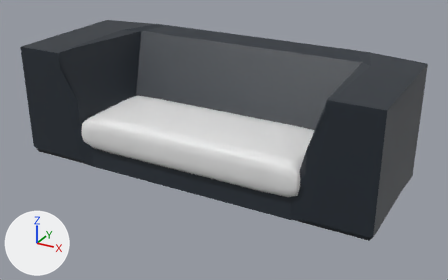
Renders of the glTF model sofa/product3/3-1.glb from each side of a commit.
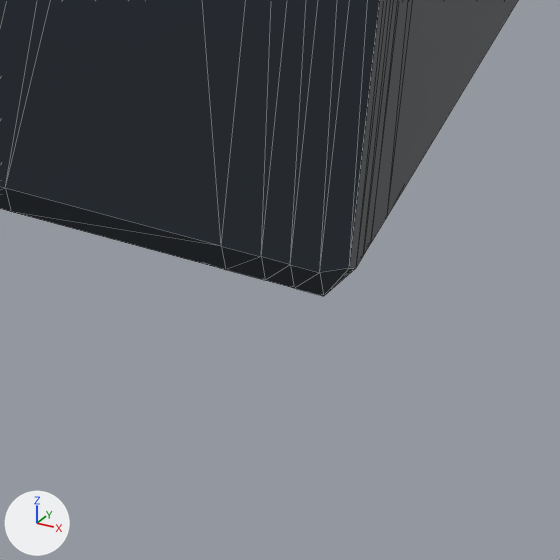
The first picture shows the older version from a camera (50 mm lens) standing at (2.479, -2.564, 1.211) and looking at (1.284, -0.391, 0.124). The close-ups show both versions on the part from 72% to 90% of the width and 70% to 100% of the height of that picture; other places that the commit changed are outside them. Arrows for +X, +Y and +Z are at lower left; the lights stay in place. The close-ups show mesh edges as thin lines. Where no turn or scale is listed for an object, it has been applied to the vertices.
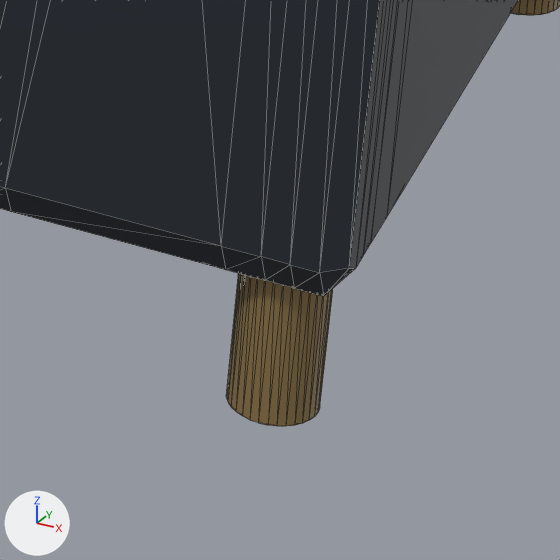
The newer file is also turned or shifted as a whole; pictures and numbers use the older file's frame.

Where the change shows, as pixel boxes (x1, y1, x2, y2) in the close-ups (560 x 560 px):
```json
{"object": "Cylinder", "change": "added", "after": [226, 273, 333, 426], "on screen": "brown"}
{"object": "Cylinder.001", "change": "added", "after": [510, 0, 560, 15], "on screen": "brown"}
```

Scene script edits in JSON lines:
```json
{"op": "add", "block": "mat_material_003", "code": ["mat_material_003 = principled_material('Material.003')", "mat_material_003.base_color = (0.262, 0.175, 0.0648)  # brown #8c7448"]}
{"op": "add", "block": "mat_material_004", "code": ["mat_material_004 = principled_material('Material.004')", "mat_material_004.base_color = (0.262, 0.175, 0.0648)  # brown #8c7448"]}
{"op": "add", "block": "me_cylinder", "code": ["me_cylinder = bpy.data.meshes.new('Cylinder')", "me_cylinder.from_pydata(...)  # a 32-sided cylinder along z spanning x -0.025..0.025, y -0.025..0.025, z -0.05..0.05", "me_cylinder.materials.append(mat_material_003)  # brown #8c7448"]}
{"op": "add", "block": "me_cylinder_001", "code": ["me_cylinder_001 = bpy.data.meshes.new('Cylinder.001')", "me_cylinder_001.from_pydata(...)  # a 32-sided cylinder along z spanning x -0.025..0.025, y -0.025..0.025, z -0.05..0.05", "me_cylinder_001.materials.append(mat_material_004)  # brown #8c7448"]}
{"op": "add", "block": "ob_cylinder", "code": ["ob_cylinder = bpy.data.objects.new('Cylinder', me_cylinder)", "ob_cylinder.location = (1.9991, -0.6458, -0.0401)"]}
{"op": "add", "block": "ob_cylinder_001", "code": ["ob_cylinder_001 = bpy.data.objects.new('Cylinder.001', me_cylinder_001)", "ob_cylinder_001.location = (2.0009, -0.1272, -0.0401)"]}
```
